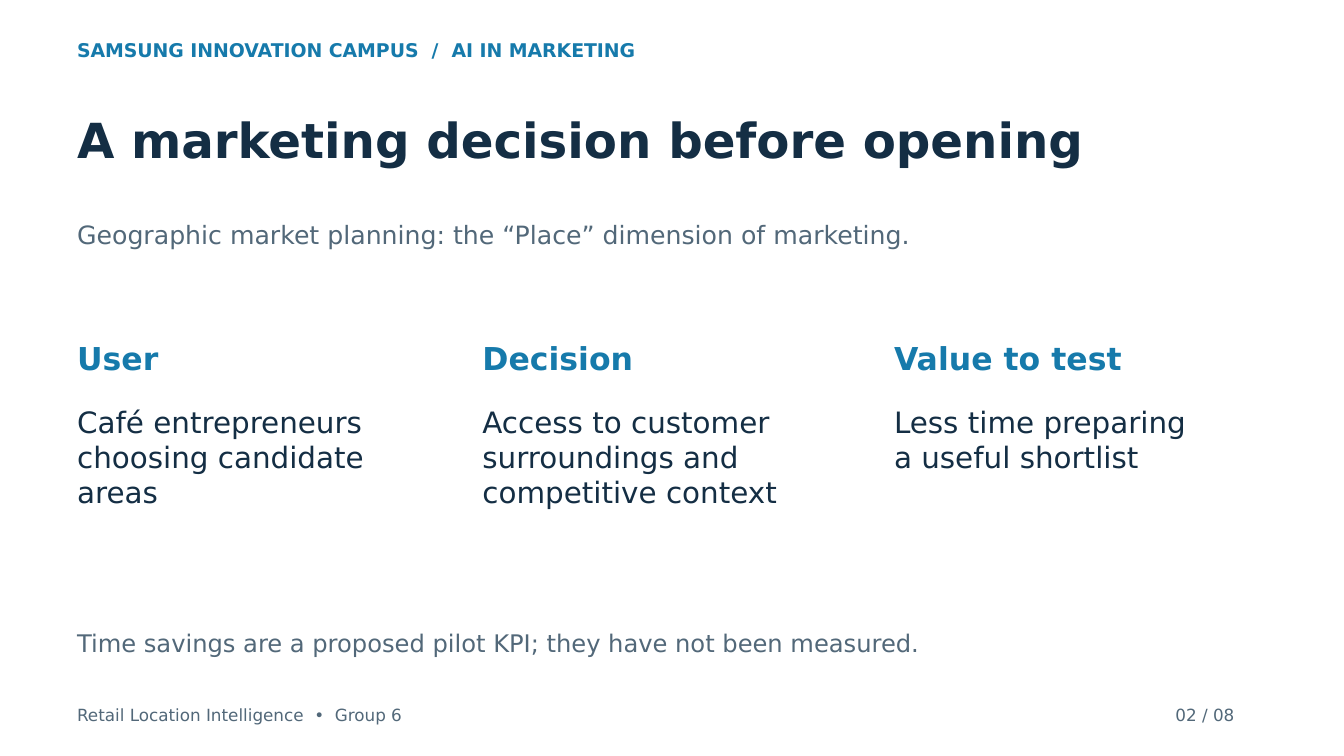
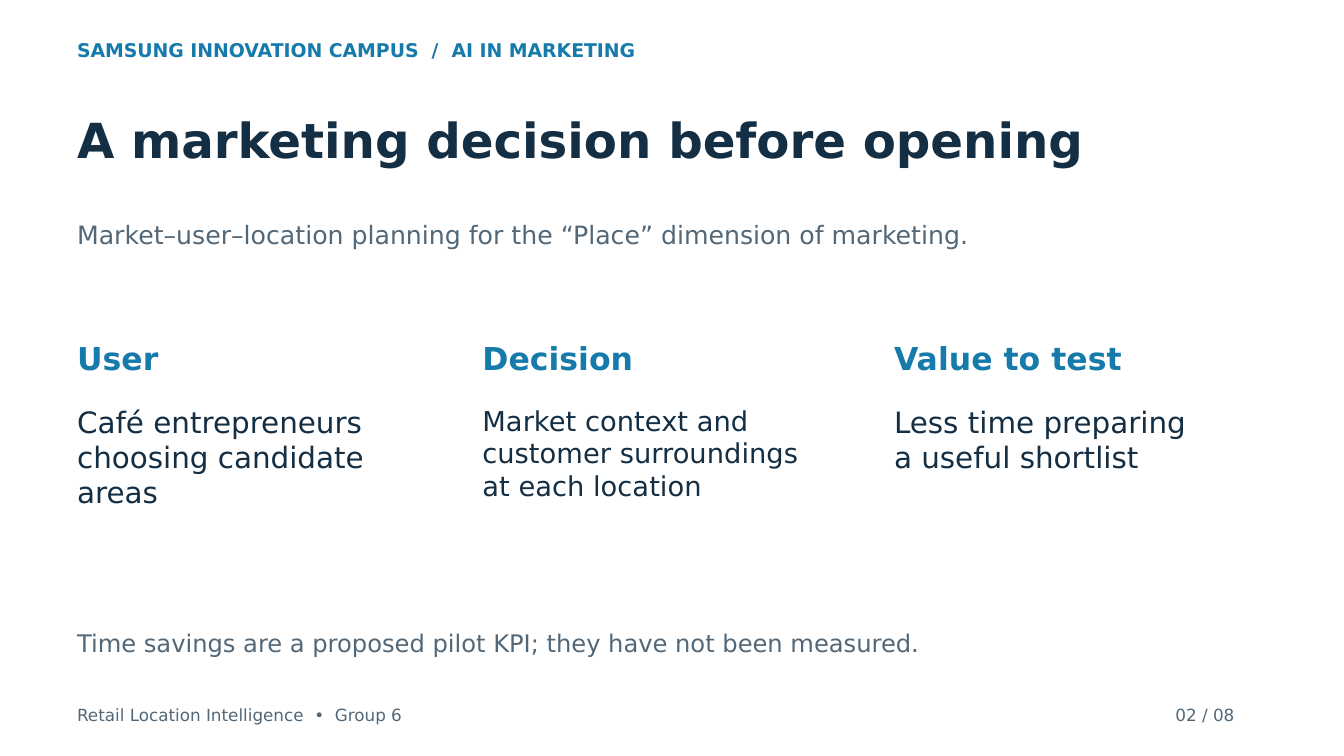
Before and after one commit to edasaruhan/SIC_AI_17_Capstone_Group_6, a slide deck: slide 2 of docs/Capstone_Presentation.pptx. Drawn at 1344x756 pixels with LibreOffice and Linux fonts; fonts in the diff are those of the drawing. Boxes give left, top, right and bottom in pixels: in the first picture for what was removed or moved away, otherwise in the second. Text is boxed around its words. In the diff, an @@ line names an element or a change of style, - is before the commit and + after.

```diff
--- a/docs/Capstone_Presentation.pptx
+++ b/docs/Capstone_Presentation.pptx
@@ text at <box>77,225,968,250</box>: text changed @@
-Geographic market planning: the “Place” dimension of marketing.
+Market–user–location planning for the “Place” dimension of marketing.
@@ text at <box>482,410,798,497</box>: text changed; size 21 to 19.5 pt @@
-Access to customer
-surroundings and
-competitive context
+Market context and
+customer surroundings
+at each location
```
Also in this commit, not shown: 3 other slides changed, 1 other file.
